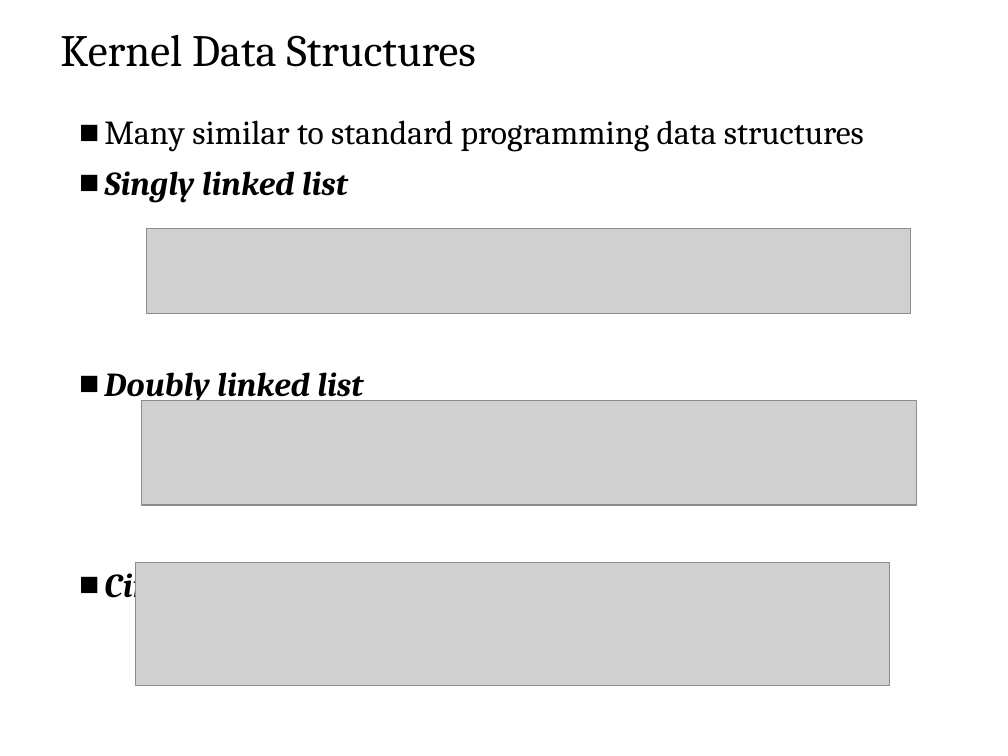
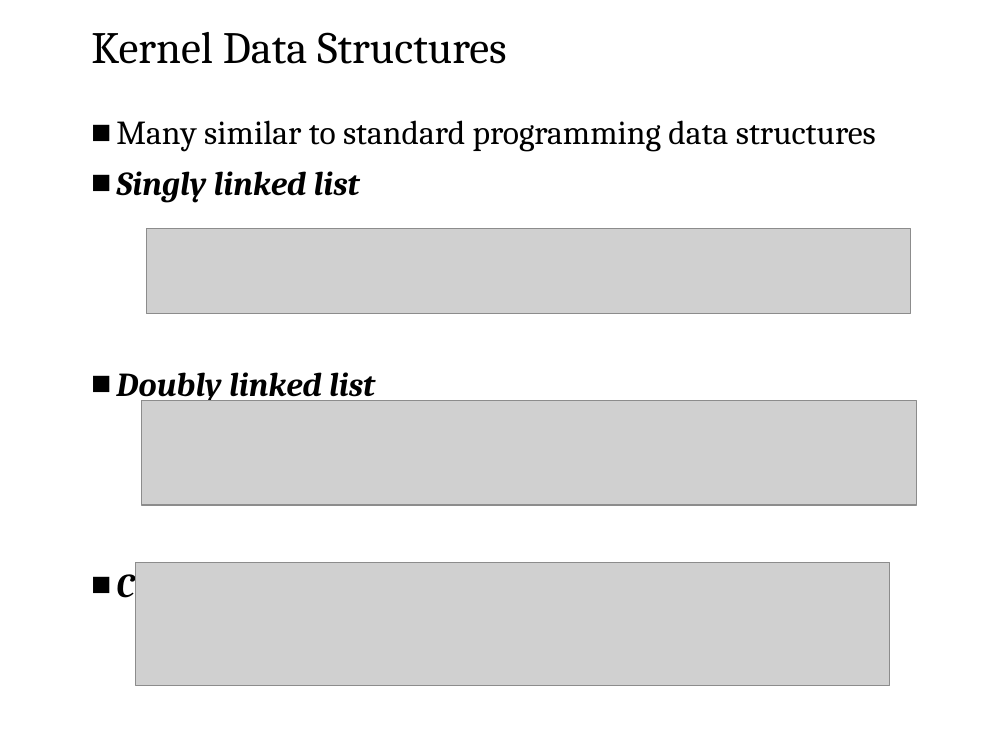
Before and after one commit to josiahkeaton/Training-Materials, a slide deck: slide 44 of Software Testing/Fundamentals of Computer & OS Concepts/ch1.ppt. Drawn at 1008x756 pixels with LibreOffice and Linux fonts; fonts in the diff are those of the drawing; grey boxes stand for pictures; background and template pictures are left out. Boxes give left, top, right and bottom in pixels: in the first picture for what was removed or moved away, otherwise in the second. Text is boxed around its words. In the diff, an @@ line names an element or a change of style, - is before the commit and + after.

```diff
--- a/Software Testing/Fundamentals of Computer & OS Concepts/ch1.ppt
+++ b/Software Testing/Fundamentals of Computer & OS Concepts/ch1.ppt
@@ title "Kernel Data Structures": place and size @@
-title "Kernel Data Structures" at [60, 35, 476, 67]
+title "Kernel Data Structures" at [91, 32, 506, 64]
@@ text "Many similar to standard programming ...": place and size @@
-text "Many similar to standard programming ..." at [104, 120, 864, 606]
+text "Many similar to standard programming ..." at [116, 120, 876, 606]
```
Also in this commit, not shown: 31 other slides changed, 24 other files.
